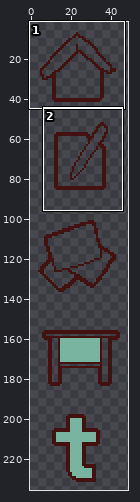
Sprite sheet: pixel-world/images/icons.gif. The picture above shows the old version from afar; the outline marks the close-up.
Close-up. Earlier state:
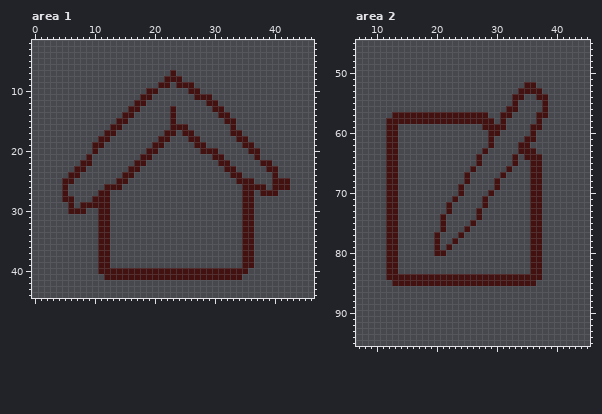
The file is 96x240 pixels. Shown: area 1: x 0..46, y 2..44; area 2: x 7..45, y 45..95. The wide view leaves out empty margins. The commit also changed other parts of the picture, which this record leaves out.
The result:
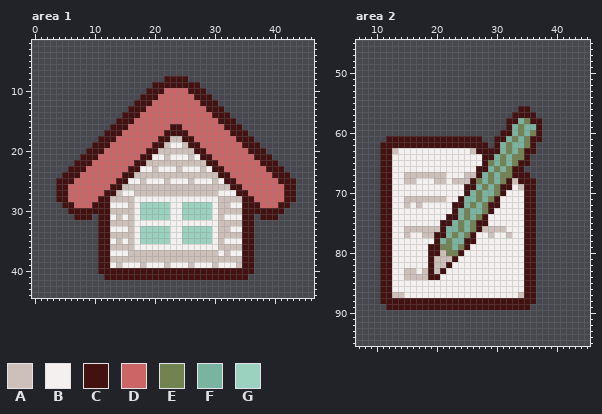
Palette (. is transparent): A #cdbfba  B #f4f0f0  C #441111  D #cc6666  E #738251  F #78b4a0  G #9bd2bf
Difference:
Changed rows in their new state; - is an unchanged pixel.
Area 1:
first column x 4:
 7 -------------------.--------------------
 8 ---------------------C------------------
 9 ----------------C--C---C----------------
10 -----------------CDDDD--C---------------
11 ----------------CDDDDDD-----------------
12 ---------------CDDDDDDDDC---------------
13 --------------CDDDDDDDDDDC--------------
14 -------------CDDDDDDDDDDDDC-------------
15 ------------CDDDDDDDDDDDDDDC------------
16 -----------CDDDDDDD--DDDDDDDC-C---------
17 ----------CDDDDDDD--C-DDDDDDD--C--------
18 ---------CDDDDDDD--AAC-DDDDDDD--C-------
19 --------CDDDDDDD--ABBAC-DDDDDDD--C------
20 -----C-CDDDDDDD--AAAAAAC-DDDDDDD--C-----
21 ----C-CDDDDDDD--BBABBBABCCDDDDDDD-CC----
22 ---C--DDDDDDD--AAAAAAAAAACCDDDDDDD--C---
23 --C--DDDDDDD--BBABBBABBBABCCDDDDDDD--C--
24 -C--DDDDDDD--AAAAAAAAAAAAAACCDDDDDDD-CC-
25 C--DDDDDDD--BBABBBABBBABBBABCCDDDDDDD--C
26 C-DDDDDDD--AAAAAAAAAAAAAAAAAACCDDDDDDD-C
27 C-DDDDDD-CABBAAAAAAAAAAAAAABBBC-DDDDDDCC
28 C-DDDDD--AAAABBBBBBBBBBBBBBAAAA--DDDDDCC
29 -C-DDD---BBBABGGGGGBBGGGGGBAABB--CDDDCC-
30 -----CC--AAAABGGGGGBBGGGGGBAAAA--CCCCC--
31 ---CCC---BABABGGGGGBBGGGGGBABBB---CCC---
32 ---------AAAABBBBBBBBBBBBBBAAAA---------
33 ---------BBBABGGGGGBBGGGGGBAABB---------
34 ---------AAAABGGGGGBBGGGGGBAAAA---------
35 ---------BABABGGGGGBBGGGGGBABBB---------
36 ---------AAAABBBBBBBBBBBBBBAAAA---------
37 ---------BBBAAAAAAAAAAAAAAABABB---------
38 ---------AAAAAAAAAAAAAAAAAAAAAA---------
39 ---------BABBBABBBABBBABBBABBBA---------
40 --------------------------------C-------
41 -------------------------------C--------
Area 2:
first column x 11:
52 ------------------------..--
53 -----------------------....-
54 ----------------------..--..
55 ----------------------.----.
56 ---------------------..CC--.
57 --................--..CCCC..
58 -..................-.CCFEC--
59 -..--------------....CFEFF--
60 -..---------------..CCFEFEC-
61 ---CCCCCCCCCCCCCC-.CCFEFE-C-
62 C--CCCCCCCCCCCCCCC.CFEFFEC--
63 C-ABBBBBBBBBBBBAC-CCFEFE----
64 C-BBBBBBBBBBBBBBBCCFEFEE-..-
65 C-BBBBBBBBBBBBBBBCEFEFECC..-
66 C-BBBBBBBBBBBBBBCCFEFECC-..-
67 C-BBAAAAAAABBBAACFEFEECCC..-
68 C-BBAABBBAABAAACEFEFECACC-.-
69 C-BBBBBBBBBBBBCCFEFECCBAC-.-
70 C-BBBBBBBBBBBBCFEFFECBBBC-.-
71 C-BBAAAAAAABBCFFEFECBBBBC-.-
72 C-BBABABBBBBCCFEFECCBBBBC-.-
73 C-BBBBBBBBBBCFEFFECBBBBBC-.-
74 C-BBBBBBBBBCCFEFECBBBBBBC-.-
75 C-BBBBBBBB-CFEFECCBBBBBBC-.-
76 C-BBAAAAAA-FFEFECAAAABBBC-.-
77 C-BBABBAA-CFEFECBBABBABBC-.-
78 C-BBBBBBB-FEFFCCBBBBBBBBC-.-
79 C-BBBBBBC-EEFECBBBBBBBBBC-.-
80 C-BBBBBBC-AEECBBBBBBBBBBC-.-
81 C-BBBBBBCAAACBBBBBBBBBBBC-.-
82 C-BBBBBBCAACBBBBBBBBBBBBC-.-
83 C-BBAABACACBBBBBBBBBBBBBC-.-
84 C-BBAAAA--BBBBBBBBBBBBBB--.-
85 CCBBBBBBBBBBBBBBBBBBBBBB----
86 CCBBBBBBBBBBBBBBBBBBBBBBCC--
87 CCAABBBBBBBBBBBBBBBBBBBACC--
88 CCCCCCCCCCCCCCCCCCCCCCCCCC--
89 -CCCCCCCCCCCCCCCCCCCCCCCC---
Pixel boxes of the changes (left, top, right, bottom) in both close-ups:
changed: (56, 70, 296, 280)
changed: (380, 82, 548, 310)
